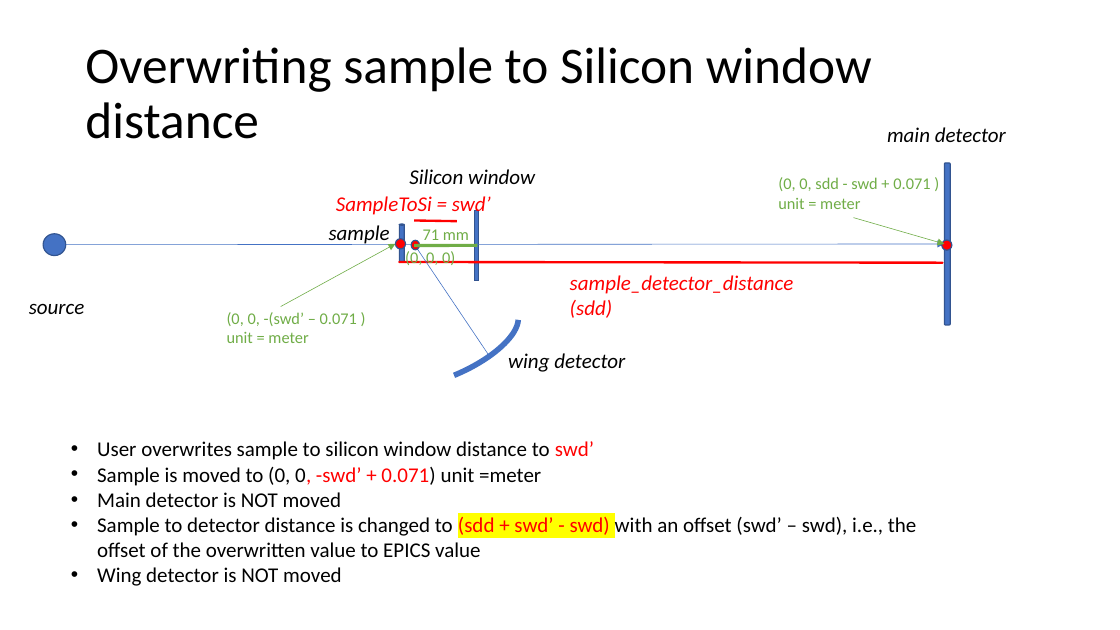
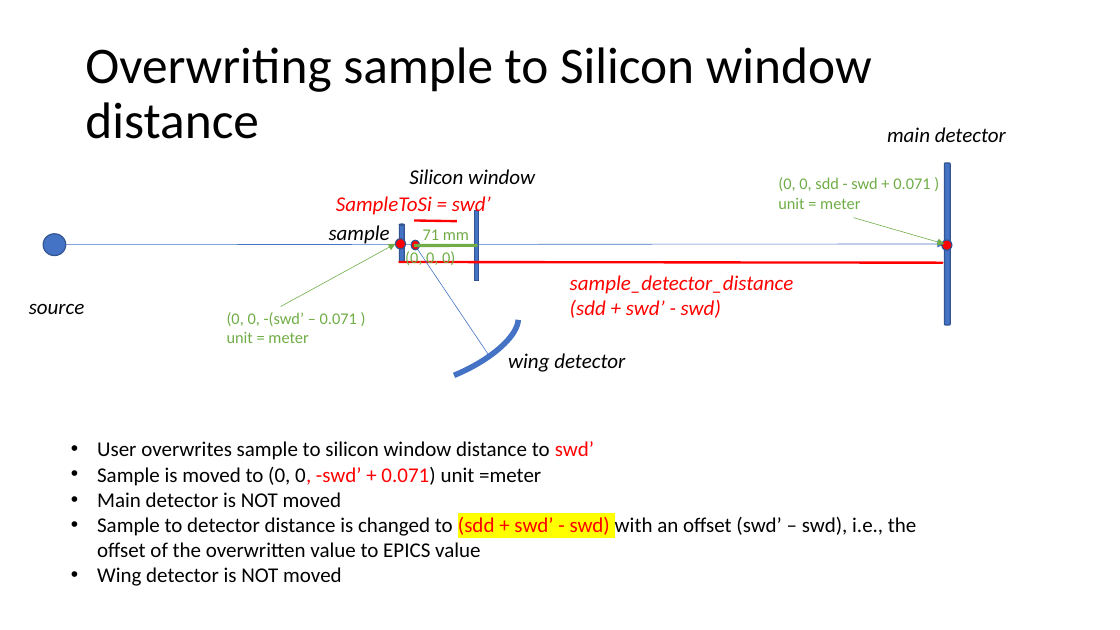
Before and after one commit to neutrons/drtsans, a slide deck: slide 19 of documents/mono_sample_det_pos.pptx. Drawn at 1120x630 pixels with LibreOffice and Linux fonts; fonts in the diff are those of the drawing. Boxes give left, top, right and bottom in pixels: in the first picture for what was removed or moved away, otherwise in the second. Text is boxed around its words. In the diff, an @@ line names an element or a change of style, - is before the commit and + after.

```diff
--- a/documents/mono_sample_det_pos.pptx
+++ b/documents/mono_sample_det_pos.pptx
@@ text at (x1=570, y1=275, x2=794, y2=318): text changed @@
-sample_detector_distance
-(sdd)
+sample_detector_distance
+(sdd + swd’ - swd)
```
Also in this commit, not shown: 7 other slides changed, 1 other file.
